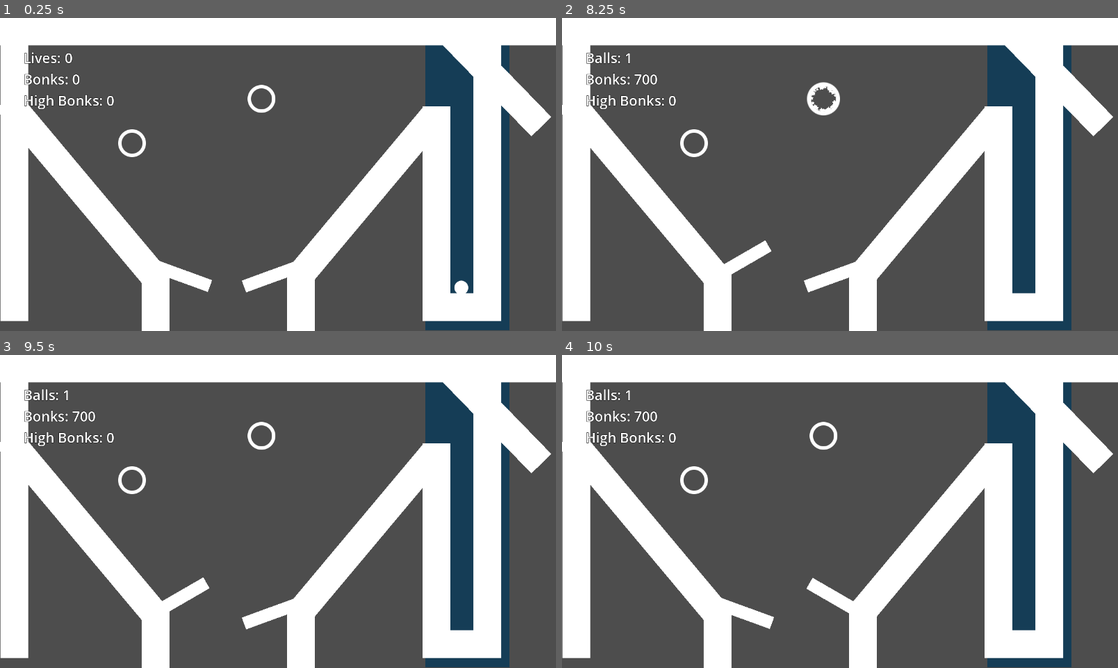
Above: before the commit, frames 1-4 (two rows, left to right).
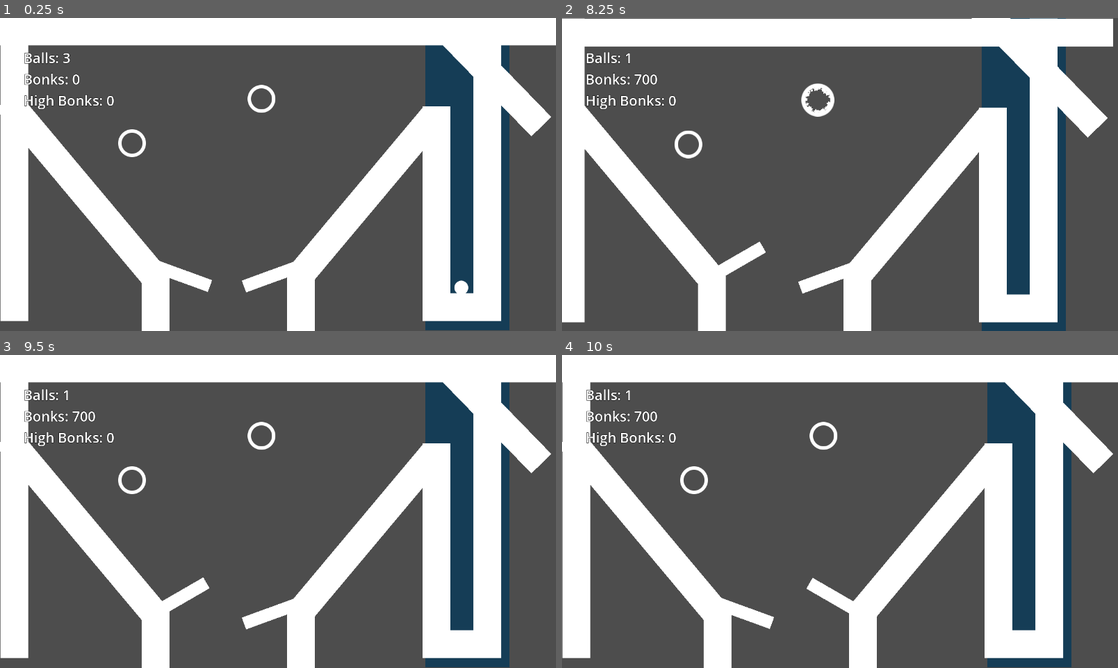
Above: after the commit, the same moments.

Repository: sfreed141/pinball
Game: Godot game, scene res://main.tscn
The game is run twice, just before and just after one commit, with the same random seed, the same clock (stepped at 60 frames per second) and the same inputs.
Inputs:
- Up to frame 1 (0.25 s): no input
- Up to frame 2 (8.25 s): tap Enter at 0.5 s; hold D (right) 0.53-1.28 s; hold Space (slap) 0.53-1.28 s; hold A (left) 1.28-2.03 s; tap Space (slap) every 1.5 s from 1.35 to 7.35 s; hold Space (slap) 2.03-2.78 s; hold D (right) 2.03-3.53 s; hold Space (slap) 3.53-4.28 s; hold A (left) 3.53-5.78 s; hold Space (slap) 5.03-5.78 s; hold D (right) 5.78-8.03 s; hold Space (slap) 6.53-7.28 s; hold A (left) from 8.03 s (still down); hold Space (slap) from 8.03 s (still down)
- Up to frame 3 (9.5 s): keep holding A (left); release Space (slap) at 8.78 s; tap Space (slap) at 8.85 s
- Up to frame 4 (10 s): tap Space (slap) at 9.5 s; release A (left) at 9.53 s; hold D (right) from 9.53 s (still down); hold Space (slap) from 9.53 s (still down)

The runs differ from the first frame. In frame 1, 0.2% of the frame differs, in the area x 4-13%, y 10-15%; in frame 2, 9.4%, in the area x 0-100%, y 0-100%; in frame 3, less than 0.1%; in frame 4, less than 0.1%.

Commit message:
add screen shake on bumper

Diff:
--- a/project/game/ball.tscn
+++ b/project/game/ball.tscn
@@ -8,6 +8,7 @@
 
 [node name="Ball" type="RigidBody2D"]
 collision_layer = 2
+can_sleep = false
 max_contacts_reported = 3
 contact_monitor = true
 script = ExtResource("1_unqcs")
--- a/project/game/bumper.gd
+++ b/project/game/bumper.gd
@@ -22,3 +22,33 @@
 		vfx.emitting = true
 		vfx.finished.connect(vfx.queue_free)
 		add_child(vfx)
+
+		_shake_screen()
+
+# https://shaggydev.com/2022/02/23/screen-shake-godot/
+var _camera
+var _rng = RandomNumberGenerator.new()
+var _noise = FastNoiseLite.new()
+const SHAKE_STRENGTH = 60
+const SHAKE_DECAY = 5
+const SHAKE_SPEED = 30
+var _shake_strength = 0
+var _noise_i = 0
+func _ready():
+	_rng.randomize()
+	_noise.seed = _rng.randi()
+
+func _shake_screen():
+	_shake_strength = SHAKE_STRENGTH
+
+func _process(delta):
+	_shake_strength = lerpf(_shake_strength, 0, SHAKE_DECAY * delta)
+	_noise_i += delta * SHAKE_SPEED
+	var shake_offset = _shake_strength * Vector2(
+		_noise.get_noise_2d(1, _noise_i),
+		_noise.get_noise_2d(100, _noise_i)
+	)
+	if not _camera:
+		_camera = get_viewport().get_camera_2d()
+
+	_camera.offset = shake_offset
--- a/project/game/gamemode.gd
+++ b/project/game/gamemode.gd
@@ -61,11 +61,13 @@
 		p.visible = true
 		p = p.get_parent()
 
+	_update_ui()
+
 func _spawn_ball():
 	_ball = BALL_SCENE.instantiate()
 	_ball.bonk.connect(_on_paddle_bonk)
 	var spawn_point = get_tree().get_first_node_in_group(BALL_SPAWN_GROUP)
-	spawn_point.add_child(_ball)
+	spawn_point.add_child.call_deferred(_ball)
 
 func _on_respawn_ball(ball):
 	ball.queue_free()
--- a/project/main.tscn
+++ b/project/main.tscn
@@ -28,13 +28,10 @@
 [node name="GameMode" type="Node" parent="."]
 script = ExtResource("1_8jxqk")
 
-[node name="Sprite2D" type="Sprite2D" parent="."]
-modulate = Color(0.082281, 0.238396, 0.338666, 1)
-position = Vector2(1076, 305)
-scale = Vector2(3.04, 12.92)
-texture = ExtResource("2_yg5sc")
-
 [node name="World" type="Node2D" parent="."]
+
+[node name="Camera2D" type="Camera2D" parent="World"]
+anchor_mode = 0
 
 [node name="Paddle" parent="World" instance=ExtResource("2_67h6p")]
 position = Vector2(380, 579)
@@ -69,6 +66,13 @@
 position = Vector2(1068, 606.25)
 shape = SubResource("RectangleShape2D_3deai")
 debug_color = Color(0.904578, 0, 0.303793, 0.42)
+
+[node name="Sprite2D" type="Sprite2D" parent="World/Map/PlungerZone"]
+modulate = Color(0.082281, 0.238396, 0.338666, 1)
+z_index = -1
+position = Vector2(1076, 305)
+scale = Vector2(3.04, 12.92)
+texture = ExtResource("2_yg5sc")
 
 [node name="Wall" parent="World/Map" instance=ExtResource("3_kdlmg")]
 position = Vector2(1122, 348)
@@ -298,6 +302,7 @@
 layout_mode = 2
 
 [node name="InGameUI" type="MarginContainer" parent="UI"]
+unique_name_in_owner = true
 anchors_preset = 15
 anchor_right = 1.0
 anchor_bottom = 1.0
